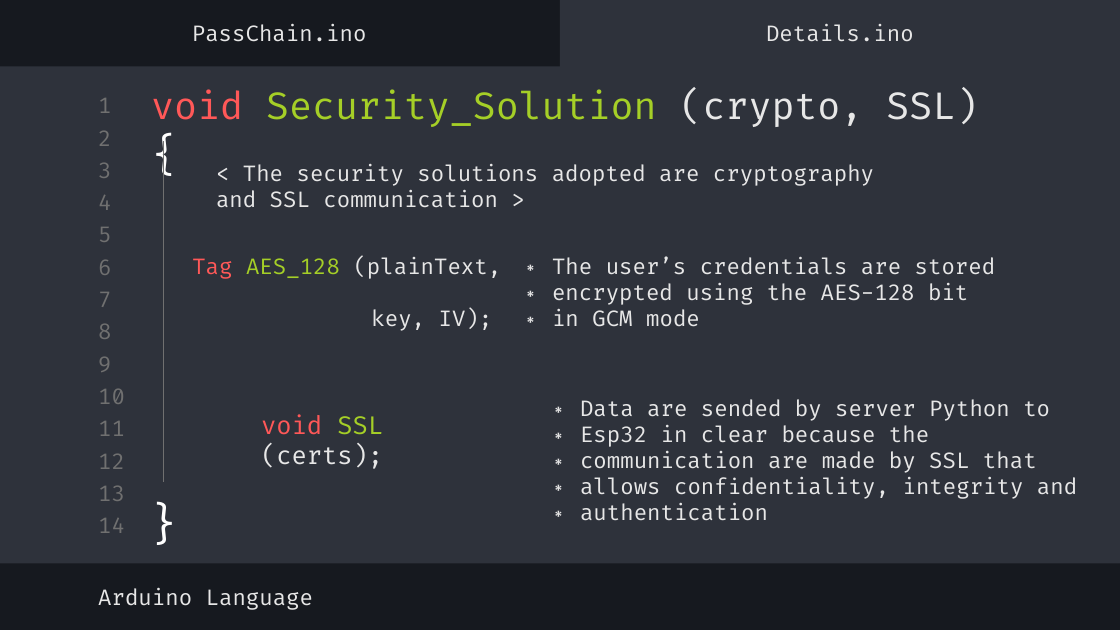
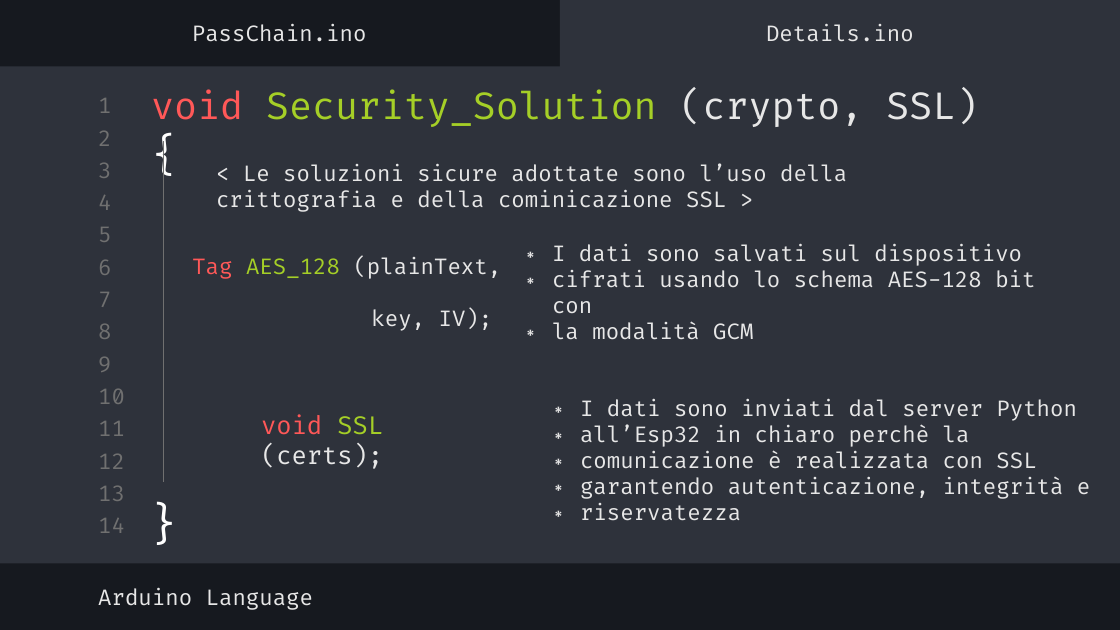
Before and after one commit to Alberto-00/PassChain-IoT, a slide deck: slide 26 of Documentazione/Presentazione/Presentazione.pptx. Drawn at 1120x630 pixels with LibreOffice and Linux fonts; fonts in the diff are those of the drawing. Boxes give left, top, right and bottom in pixels: in the first picture for what was removed or moved away, otherwise in the second. Text is boxed around its words. In the diff, an @@ line names an element or a change of style, - is before the commit and + after.

```diff
--- a/Documentazione/Presentazione/Presentazione.pptx
+++ b/Documentazione/Presentazione/Presentazione.pptx
@@ subtitle at bbox=[216, 163, 847, 212]: text changed @@
-< The security solutions adopted are cryptography and SSL communication >
+< Le soluzioni sicure adottate sono l’uso della crittografia e della cominicazione SSL >
@@ text at bbox=[552, 244, 1035, 340]: text changed @@
-∗ The user’s credentials are stored
-∗ encrypted using the AES-128 bit
-∗ in GCM mode
+∗ I dati sono salvati sul dispositivo
+∗ cifrati usando lo schema AES-128 bit con
+∗ la modalità GCM
@@ text at bbox=[580, 399, 1090, 521]: text changed @@
-∗ Data are sended by server Python to
-∗ Esp32 in clear because the
-∗ communication are made by SSL that
-∗ allows confidentiality, integrity and
-∗ authentication
+∗ I dati sono inviati dal server Python
+∗ all’Esp32 in chiaro perchè la
+∗ comunicazione è realizzata con SSL
+∗ garantendo autenticazione, integrità e
+∗ riservatezza
```
Also in this commit, not shown: 29 other slides changed, 3 other files.
